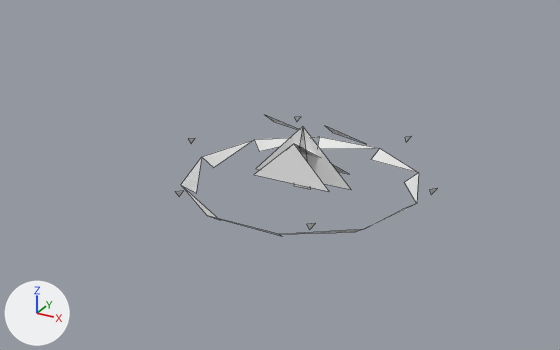
The OBJ model GameData/Meshes/Stations/cryo/sensor_array.obj, before and after one commit.
Rendered twice from a 50 mm camera at (11.51, -22.54, 11.57) aimed at (-0.17, -1.32, 0.96). The lights are fixed; the arrows at lower left show +X, +Y and +Z. The older version comes first. Mesh edges are drawn as thin lines. Where no turn or scale is listed for an object, it has been applied to the vertices. Vertices at exactly the same position are counted once.

The first picture shows 'sensor_array'.
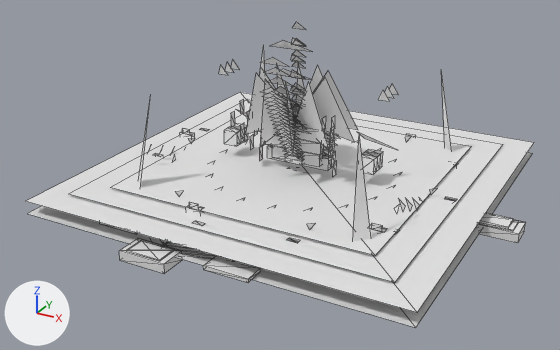
Boxes [x1, y1, x2, y2] around the edits, measured in the pictures (560 x 350 px):
'sensor_array', reshaped (95% wider, 152% taller)
    before: [176, 115, 436, 236]
    after: [27, 22, 534, 328]
part 1 of me_sensor_array, added
    after: [477, 221, 526, 243]
part 2 of me_sensor_array, added
    after: [479, 220, 519, 231]
part 3 of me_sensor_array, added
    after: [119, 238, 182, 274]
part 4 of me_sensor_array, added
    after: [126, 240, 174, 261]
part 5 of me_sensor_array, added
    after: [480, 213, 513, 229]
part 6 of me_sensor_array, added
    after: [203, 256, 260, 283]
part 7 of me_sensor_array, added (mostly hidden)
    after: [100, 223, 138, 234]
part 8 of me_sensor_array, rebuilt (not visible afterwards)
    before: [181, 137, 419, 236]
part 9 of me_sensor_array, built on
    before: [254, 115, 363, 192]
    after: [27, 22, 534, 328]

The change in detail:
me_sensor_array is used by ob_sensor_array; location (0.0, 0.0, 0.0).
me_sensor_array had 55 vertices, 22 faces and spanned x -4.74..4.94, y -4.3..4.1, z 0.0..2.76.
me_sensor_array now has 1451 vertices, 1456 faces and spans x -7.05..7.74, y -7.2..7.2, z 0.0..6.05.
me_sensor_array part 1: a new loose piece, a box spanning x 6.12..7.74, y -0.45..0.45, z 0.0..0.31.
me_sensor_array part 2: a new loose piece, a box spanning x 6.319..7.535, y -0.365..0.365, z 0.313..0.35.
me_sensor_array part 3: a new loose piece, a box spanning x -2.35..-0.73, y -7.2..-6.31, z 0.0..0.31.
me_sensor_array part 4: a new loose piece, a box spanning x -2.149..-0.934, y -7.119..-6.389, z 0.313..0.35.
me_sensor_array part 5: a new loose piece, a box spanning x 5.9..7.37, y -0.33..0.33, z 0.29..0.41.
me_sensor_array part 6: a new loose piece, a box spanning x 0.41..1.89, y -6.86..-6.2, z 0.29..0.41.
me_sensor_array part 7: a new loose piece, a box spanning x -4.05..-2.58, y -6.08..-5.41, z 0.29..0.41.
me_sensor_array part 8: the loose piece of 21 vertices spanning x -4.28..4.28, y -4.07..4.07, z 0.0..0.34 is rebuilt with 21 vertices and now spans x -4.74..4.74, y -4.51..4.51, z 0.0..0.38.
me_sensor_array part 9: 16 vertices removed from x -1.9..2.14, y -0.85..0.85, z 0.0..2.76; 1172 vertices added at x -6.63..6.84, y -6.67..6.67, z 0.2..6.05.
Other edits to the shape of me_sensor_array do not show in these pictures.
